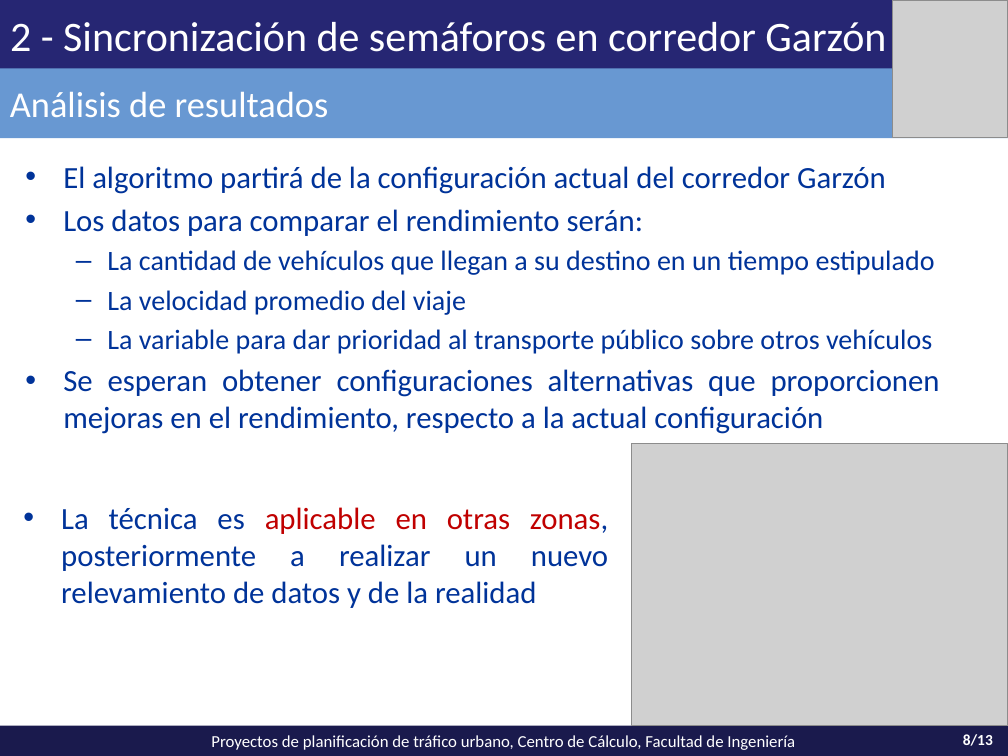
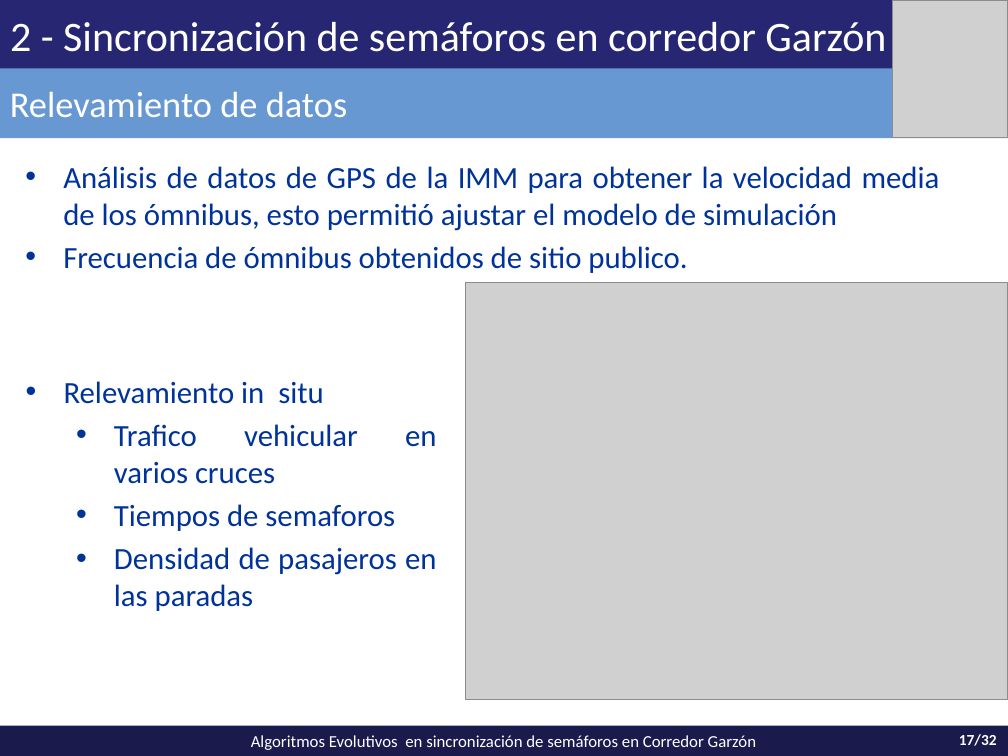
Before and after one commit to vitogit/proyecto-grado-garzon-2014, a slide deck: slide 17 of presentacion/Presentacion Garzon.pptx (slide 8 before the commit). Drawn at 1008x756 pixels with LibreOffice and Linux fonts; fonts in the diff are those of the drawing; grey boxes stand for pictures. Boxes give left, top, right and bottom in pixels: in the first picture for what was removed or moved away, otherwise in the second. Text is boxed around its words. In the diff, an @@ line names an element or a change of style, - is before the commit and + after.

```diff
--- a/presentacion/Presentacion Garzon.pptx
+++ b/presentacion/Presentacion Garzon.pptx
@@ text in rectangle at [10,92,348,117]: text changed @@
-Análisis de resultados
+Relevamiento de datos
@@ text at [63,166,940,273]: text changed @@
-• El algoritmo partirá de la configuración actual del corredor Garzón
-• Los datos para comparar el rendimiento serán:
-  – La cantidad de vehículos que llegan a su destino en un tiempo estipulado
-  – La velocidad promedio del viaje
-  – La variable para dar prioridad al transporte público sobre otros vehículos
-  • Se esperan obtener configuraciones alternativas que proporcionen mejoras en el rendimiento, respecto a la actual configuración
+• Análisis de datos de GPS de la IMM para obtener la velocidad media de los ómnibus, esto permitió ajustar el modelo de simulación
+• Frecuencia de ómnibus obtenidos de sitio publico.
@@ picture added at [466,283,1008,700] @@
@@ text added at [64,381,436,611], 22 pt, text #003399 @@
+• Relevamiento in situ
+  • Trafico vehicular en varios cruces
+  • Tiempos de semaforos
+  • Densidad de pasajeros en las paradas
@@ picture removed at [632,444,1008,726] @@
@@ text removed at [61,507,608,608] @@
-• La técnica es aplicable en otras zonas, posteriormente a realizar un nuevo relevamiento de datos y de la realidad
@@ text in rectangle at [251,735,756,750]: text changed @@
-Proyectos de planificación de tráfico urbano, Centro de Cálculo, Facultad de Ingeniería
+Algoritmos Evolutivos en sincronización de semáforos en Corredor Garzón
@@ page number at [959,734,997,746]: text changed @@
-8/13
+17/32
```
Also in this commit, not shown: 9 other slides changed, 27 slides added, 3 slides removed.
